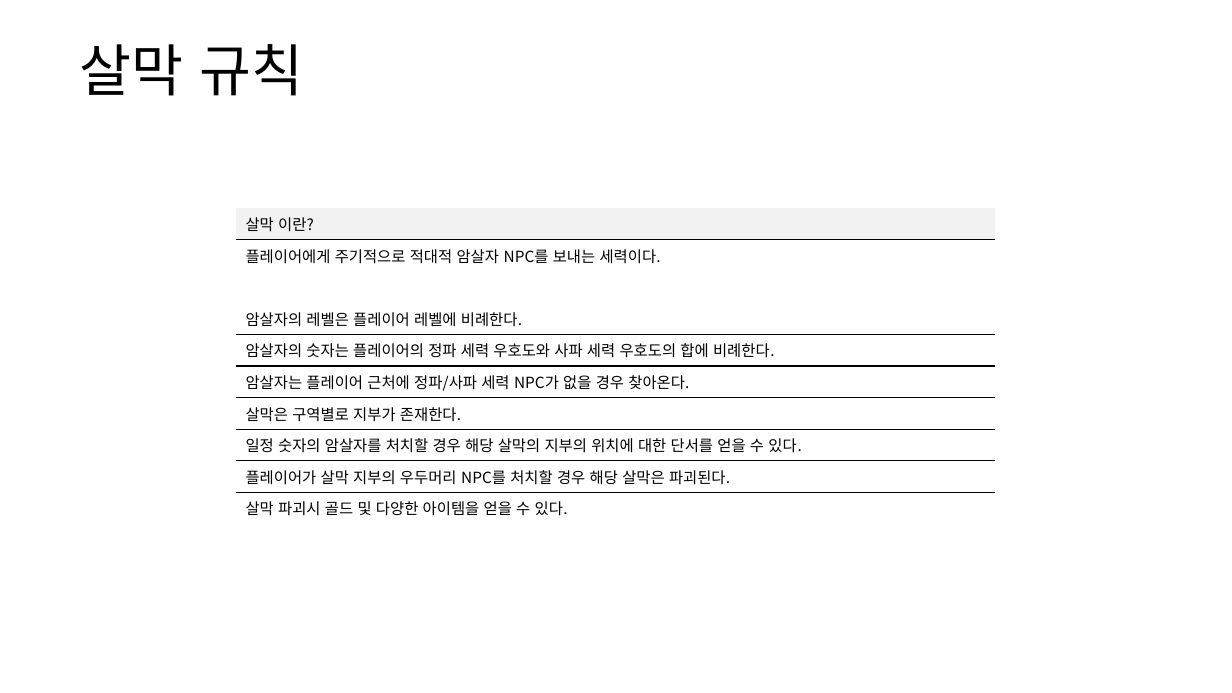
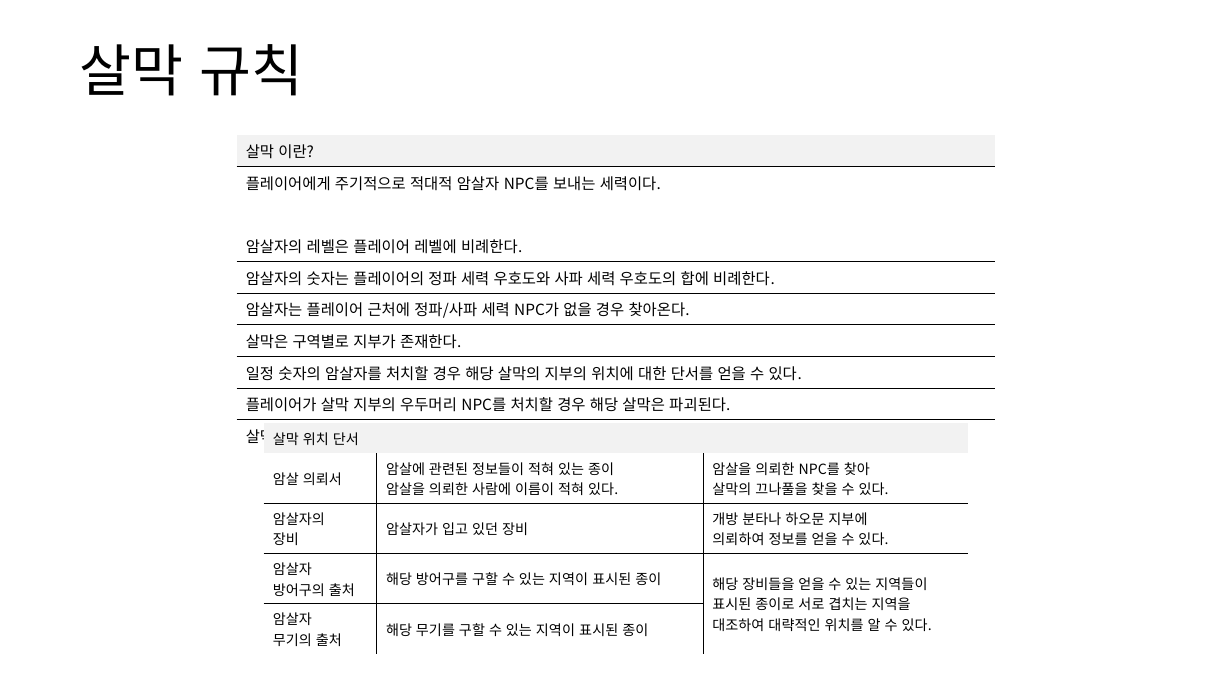
Before and after one commit to yjk0401/unityenginebasic_9th, a slide deck: slide 12 of 기획/방랑엽사전/세력 시스템 기획서.pptx (slide 11 before the commit). Drawn at 1232x693 pixels with LibreOffice and Linux fonts; fonts in the diff are those of the drawing. Boxes give left, top, right and bottom in pixels: in the first picture for what was removed or moved away, otherwise in the second. Text is boxed around its words. In the diff, an @@ line names an element or a change of style, - is before the commit and + after.

```diff
--- a/기획/방랑엽사전/세력 시스템 기획서.pptx
+++ b/기획/방랑엽사전/세력 시스템 기획서.pptx
@@ table: place and size @@
-table at bbox=[237, 208, 995, 520]
+table at bbox=[237, 135, 995, 614]
@@ table added at bbox=[263, 423, 968, 650], 5 rows, 3 columns @@
+살막 위치 단서 |  | 
+암살 의뢰서 | 암살에 관련된 정보들이 적혀 있는 종이 / 암살을 의뢰한 사람에 이름이 적혀 있다. | 암살을 의뢰한 NPC를 찾아 / 살막의 끄나풀을 찾을 수 있다.
+암살자의 / 장비 | 암살자가 입고 있던 장비 | 개방 분타나 하오문 지부에 / 의뢰하여 정보를 얻을 수 있다.
+암살자 / 방어구의 출처 | 해당 방어구를 구할 수 있는 지역이 표시된 종이 | 해당 장비들을 얻을 수 있는 지역들이 / 표시된 종이로 서로 겹치는 지역을 / 대조하여 대략적인 위치를 알 수 있다.
+암살자 / 무기의 출처 | 해당 무기를 구할 수 있는 지역이 표시된 종이 | 
```
Also in this commit, not shown: 4 other slides changed, 2 slides added.
